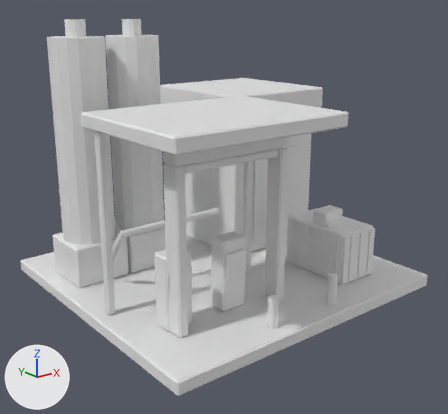
Two versions of the glTF model assets/source/buildings/directorate/sources/logistics/supply_depot/lod0.gltf, one commit apart.
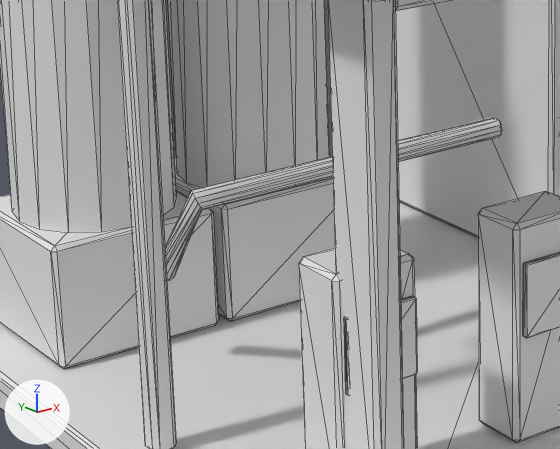
There are two pictures of each version: one whole from a camera (50 mm lens) standing at (-0.99, -1.354, 0.225) and looking at (0.008, -0.107, -0.274), one close up on the part from 13% to 53% of the width and 41% to 76% of the height. Arrows for +X, +Y and +Z are at lower left; the lights stay in place. The older version's two pictures come first. The close-ups show mesh edges as thin lines. Vertices at exactly the same position are counted once.

The older version as bpy lines, for what is in view:
```python
me_lod0 = bpy.data.meshes.new('lod0')
me_lod0.from_pydata(...)  # 980 vertices, 1816 faces; spans x -0.4..0.44, y -0.47..0.34, z -0.5..0.209
ob_lod0 = bpy.data.objects.new('lod0', me_lod0)
ob_lod0.location = (0.0, 0.0, 0.0)
```
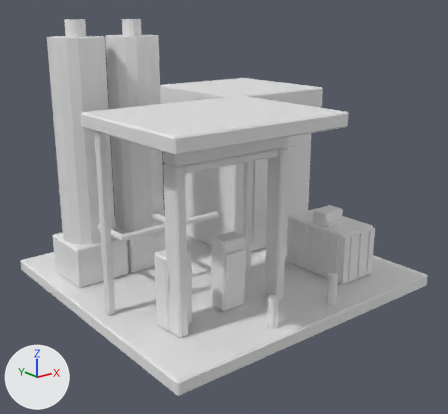
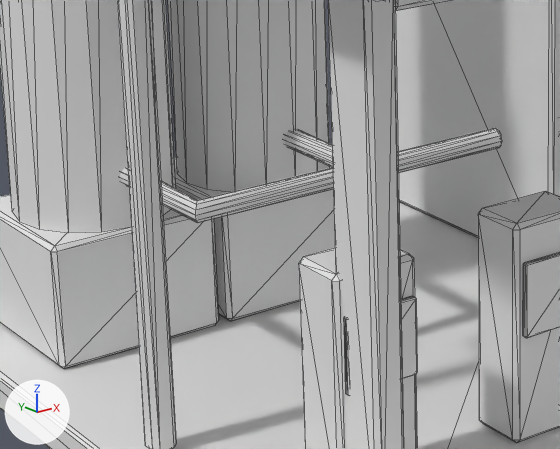
Boxes (x1, y1, x2, y2) around the edits, measured in the close-ups (560 x 449 px):
part 1 of me_lod0, added: after (120, 128, 502, 223)
part 2 of me_lod0, deleted: before (165, 117, 502, 280)

The edits, one by one:
me_lod0 is used by ob_lod0; location (0.0, 0.0, 0.0).
me_lod0 had 980 vertices, 1816 faces and spanned x -0.4..0.44, y -0.47..0.34, z -0.5..0.209.
me_lod0 now has 1002 vertices, 1860 faces and spans x -0.4..0.44, y -0.47..0.34, z -0.5..0.209.
me_lod0 part 1: a new loose piece of 70 vertices spanning x -0.289..0.02, y -0.069..0.055, z -0.319..-0.301.
Part 2, on me_lod0:
48 vertices are removed from x -0.289..0.02, y -0.069..0.007, z -0.385..-0.291.
92 faces are deleted.
